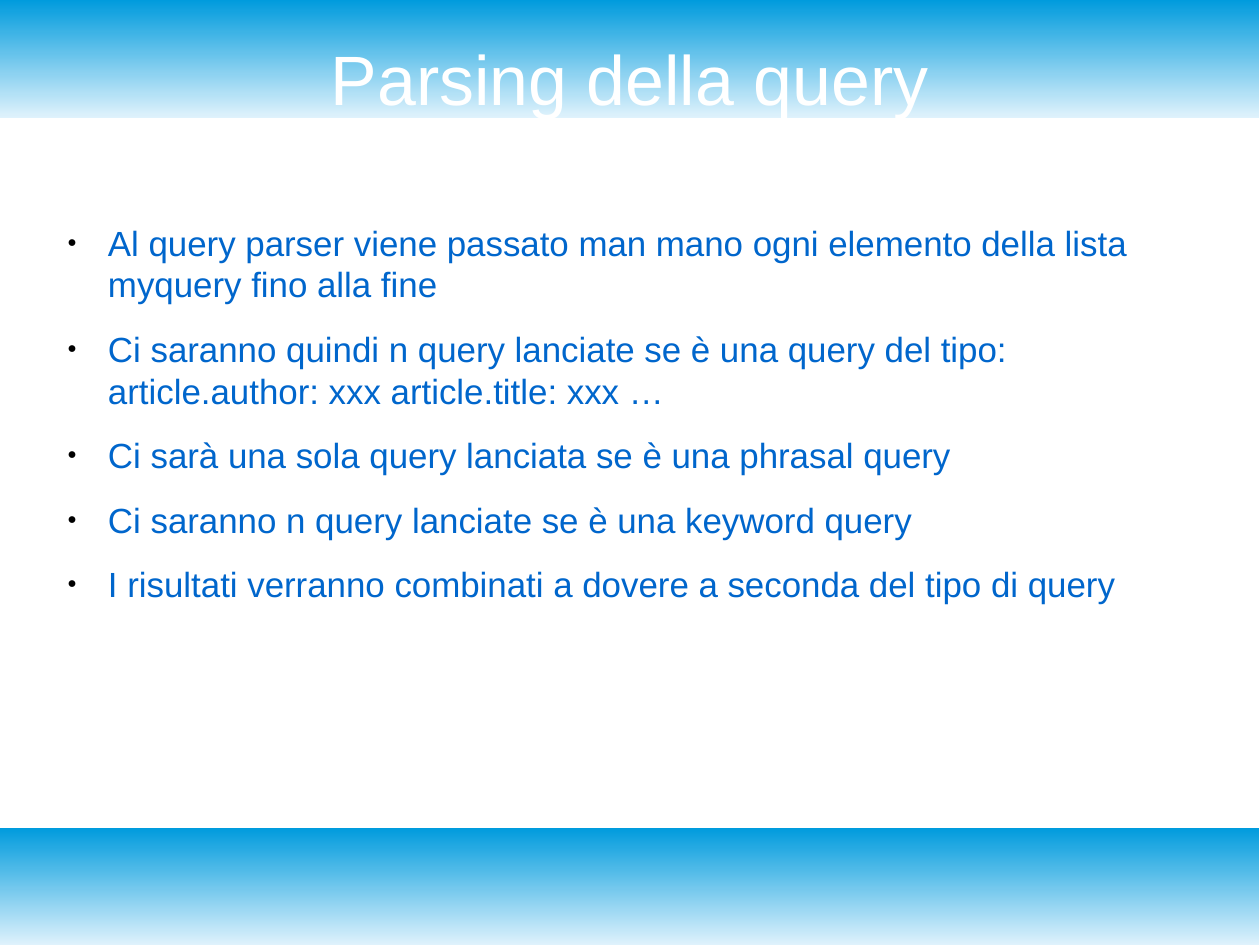
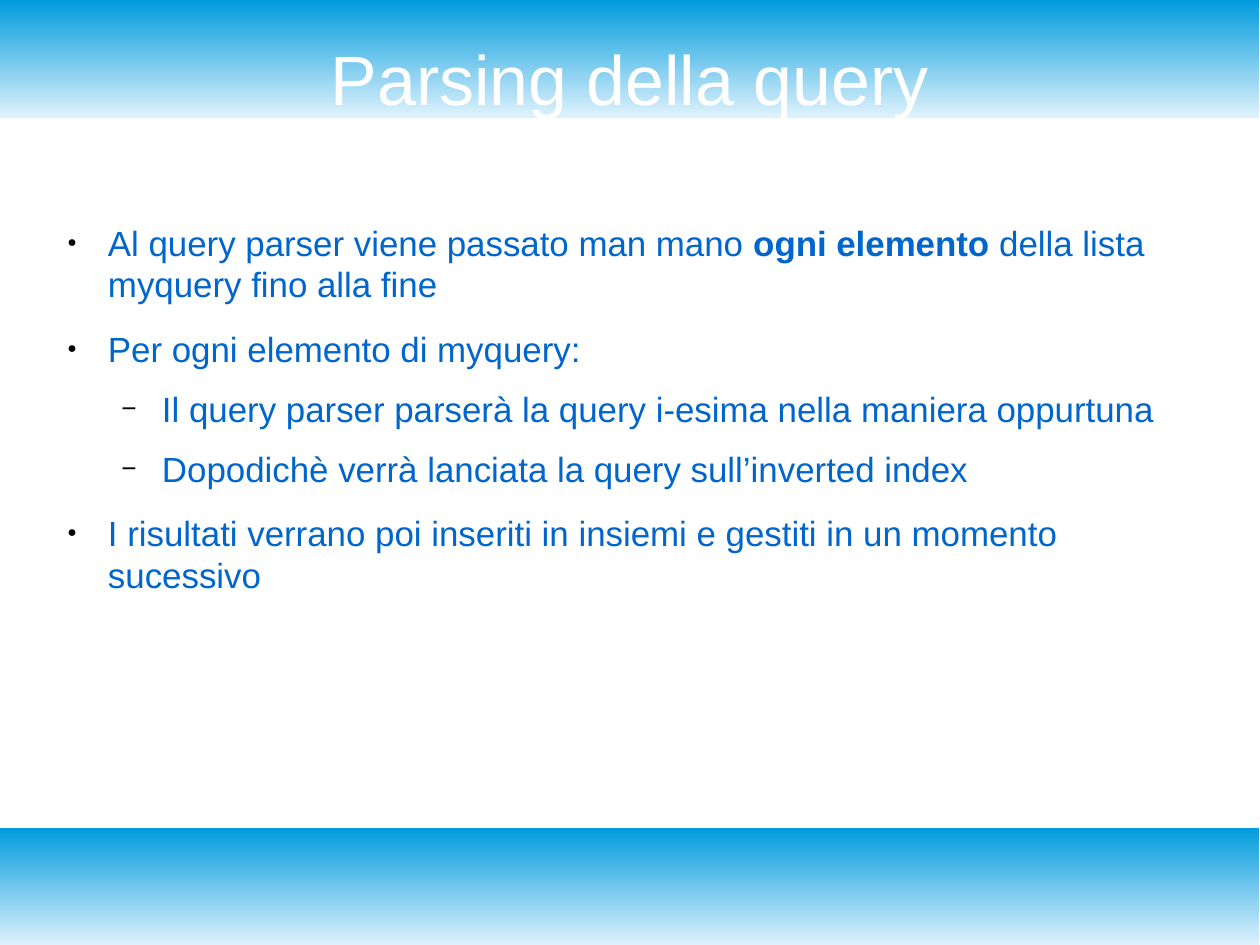
Before and after one commit to enrico404/SearchEngineForDblp, a slide deck: slide 16 of DocDblpSearchEngine.odp. Drawn at 1260x945 pixels with LibreOffice and Linux fonts; fonts in the diff are those of the drawing. Boxes give left, top, right and bottom in pixels: in the first picture for what was removed or moved away, otherwise in the second. Text is boxed around its words. In the diff, an @@ line names an element or a change of style, - is before the commit and + after.

```diff
--- a/DocDblpSearchEngine.odp
+++ b/DocDblpSearchEngine.odp
@@ text at bbox=[108, 230, 1144, 304]: bold on in "ogni elemento" @@
@@ text at bbox=[108, 336, 1154, 589]: text changed @@
-● Ci saranno quindi n query lanciate se è una query del tipo: article.author: xxx article.title: xxx …
-● Ci sarà una sola query lanciata se è una phrasal query
-● Ci saranno n query lanciate se è una keyword query
-● I risultati verranno combinati a dovere a seconda del tipo di query
+● Per ogni elemento di myquery:
+  − Il query parser parserà la query i-esima nella maniera oppurtuna
+  − Dopodichè verrà lanciata la query sull’inverted index
+● I risultati verrano poi inseriti in insiemi e gestiti in un momento sucessivo
```
Also in this commit, not shown: 10 other slides changed, 3 slides added, 4 other files.
